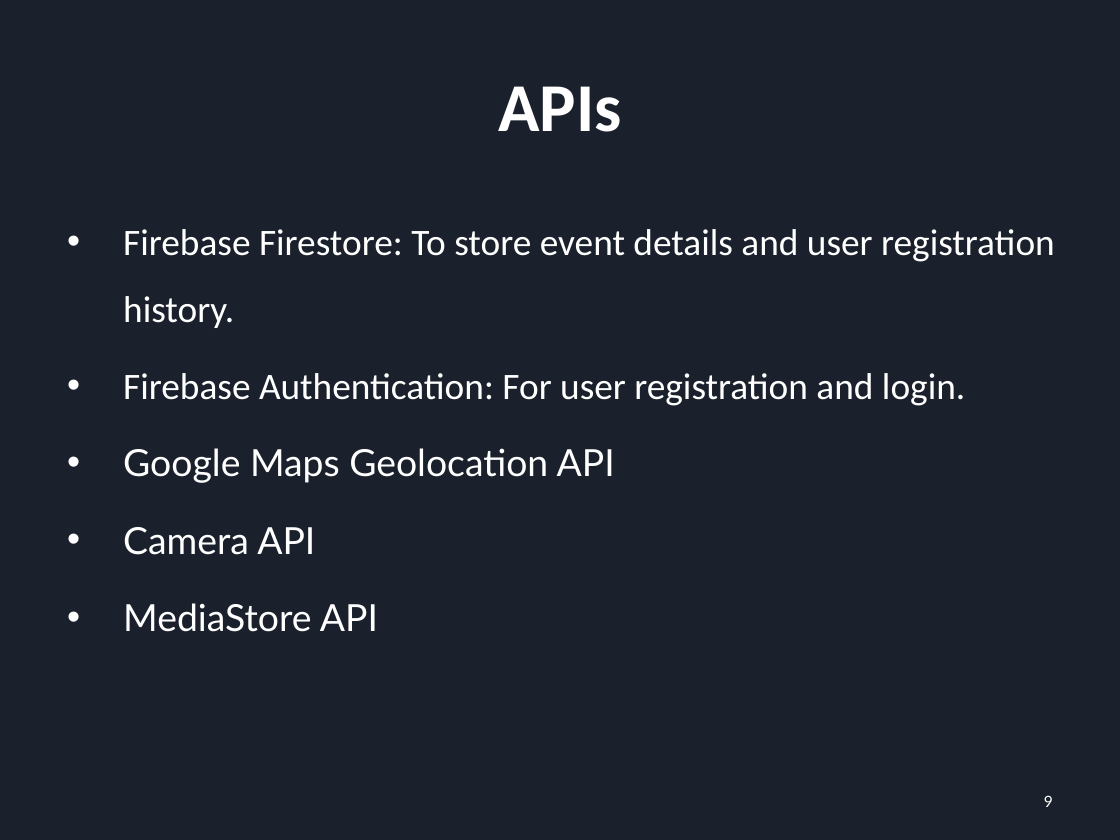
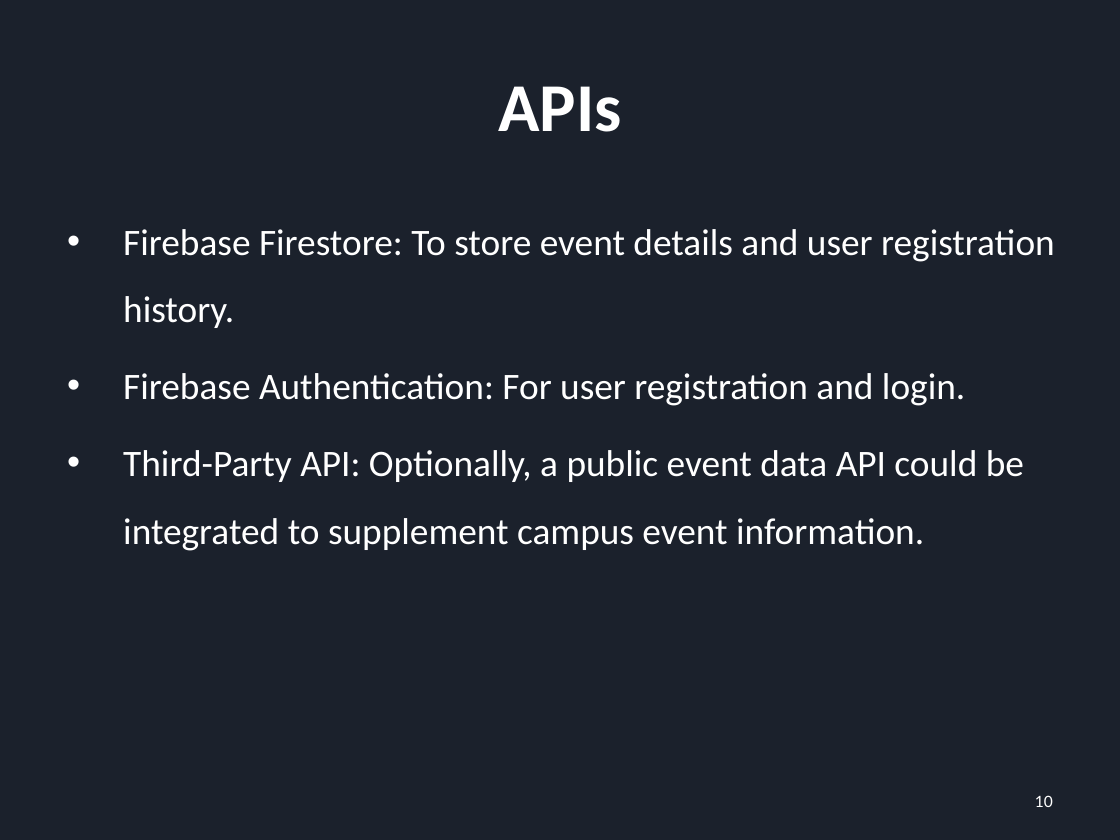
Before and after one commit to YuchenCao1/Jialong-Yuchen-Zihan-Team-BU-Event-Planer, a slide deck: slide 10 of First_PRE.pptx (slide 9 before the commit). Drawn at 1120x840 pixels with LibreOffice and Linux fonts; fonts in the diff are those of the drawing. Boxes give left, top, right and bottom in pixels: in the first picture for what was removed or moved away, otherwise in the second. Text is boxed around its words. In the diff, an @@ line names an element or a change of style, - is before the commit and + after.

```diff
--- a/First_PRE.pptx
+++ b/First_PRE.pptx
@@ text at [123,450,1024,551]: text changed; font Lato to Calibri @@
-• Google Maps Geolocation API
-• Camera API
-• MediaStore API
+• Third-Party API: Optionally, a public event data API could be integrated to supplement campus event information.
@@ page number at [1035,795,1053,807]: text changed @@
-9
+10
```
Also in this commit, not shown: 1 other slide changed, 2 slides added, 2 slides removed, 2 other files.
